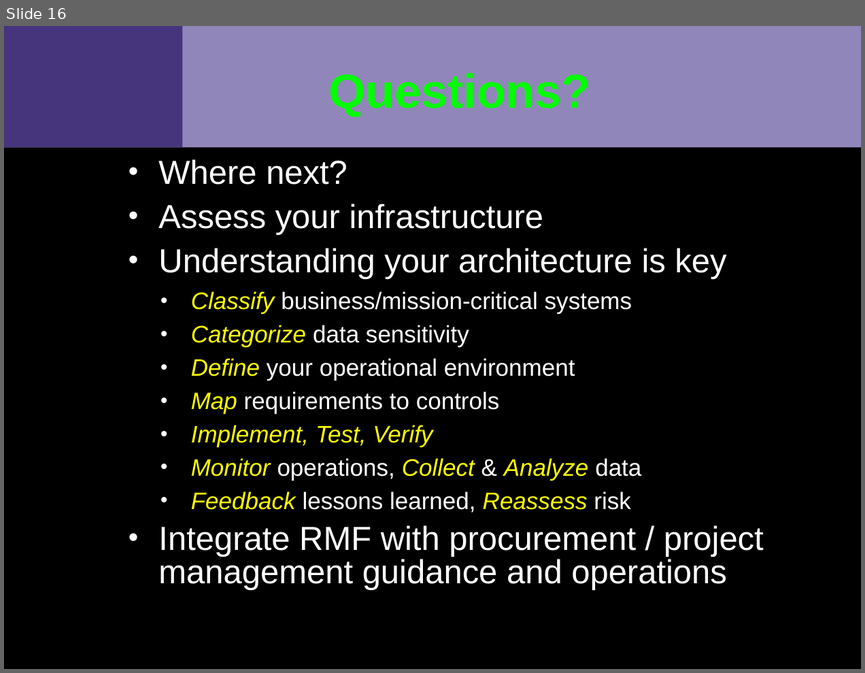
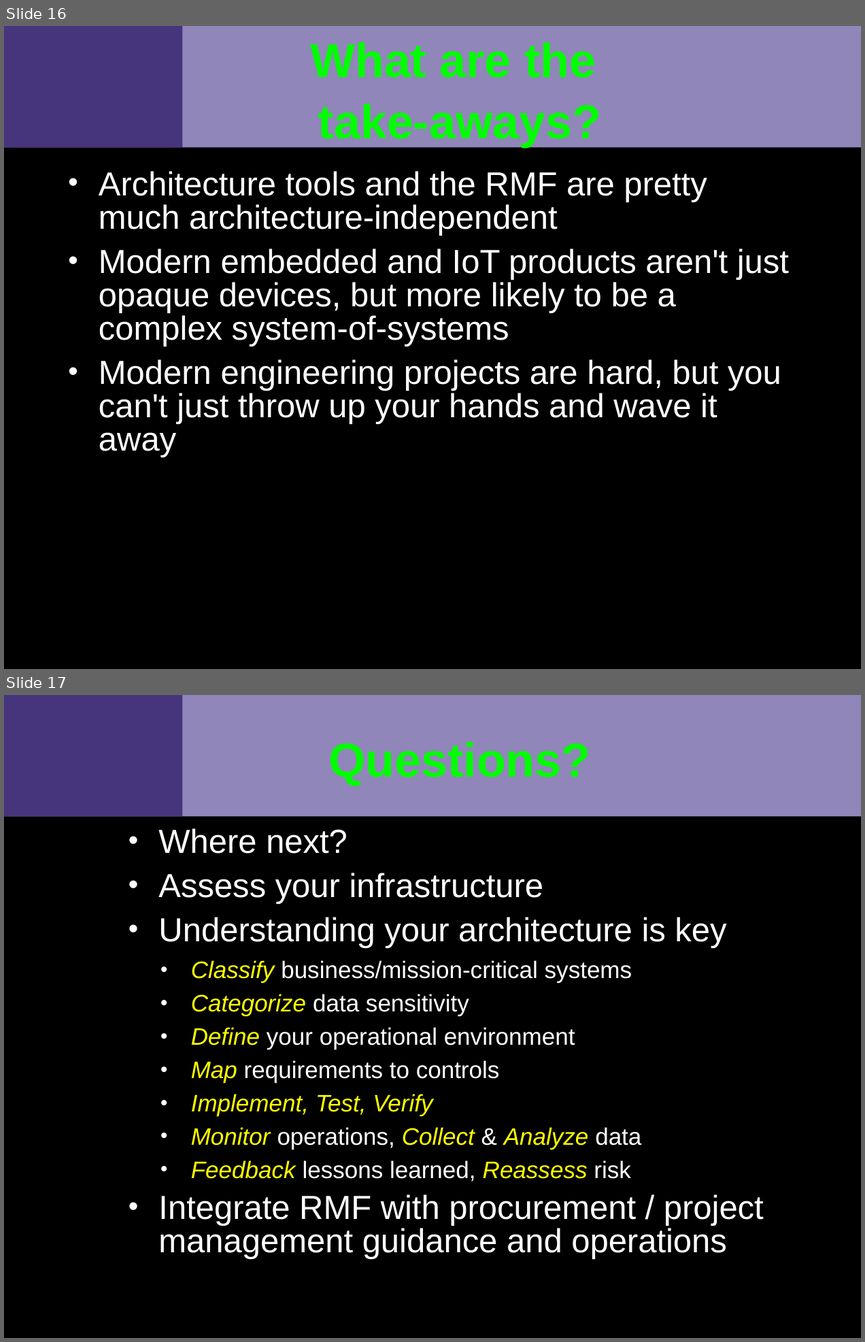
Before and after one commit to VCTLabs/elc2015-presentations, a slide deck: security_IoT/security_assessment_slides.odp. Shown one above the other, each under a label of ours: slide 16 before the commit, slides 16 and 17 after it. The pictures are 865x673 and 865x1342 pixels, drawn with LibreOffice and Linux fonts; fonts in the diff are those of the drawing; background and template pictures are left out. Boxes give left, top, right and bottom in pixels: in the first picture for what was removed or moved away, otherwise in the second. Text is boxed around its words. In the diff, an @@ line names an element or a change of style, - is before the commit and + after.

Commit message:
added take-away slide

```diff
--- a/security_IoT/security_assessment_slides.odp
+++ b/security_IoT/security_assessment_slides.odp
@@ slide 16 added at bbox=[4, 26, 861, 669], background #000000; not listed: 2 template elements that a slide beside it also shows @@
@@ title added at bbox=[310, 42, 601, 147], 40 pt, text #00FF00, bold @@
+What are the
+take-aways?
@@ text added at bbox=[99, 171, 789, 457], 28 pt, text #FFFFFF @@
+• Architecture tools and the RMF are pretty much architecture-independent
+• Modern embedded and IoT products aren't just opaque devices, but more likely to be a complex system-of-systems
+• Modern engineering projects are hard, but you can't just throw up your hands and wave it away
@@ what was slide 16 is now slide 17 @@
```
Also in this commit, not shown: 1 other file.
